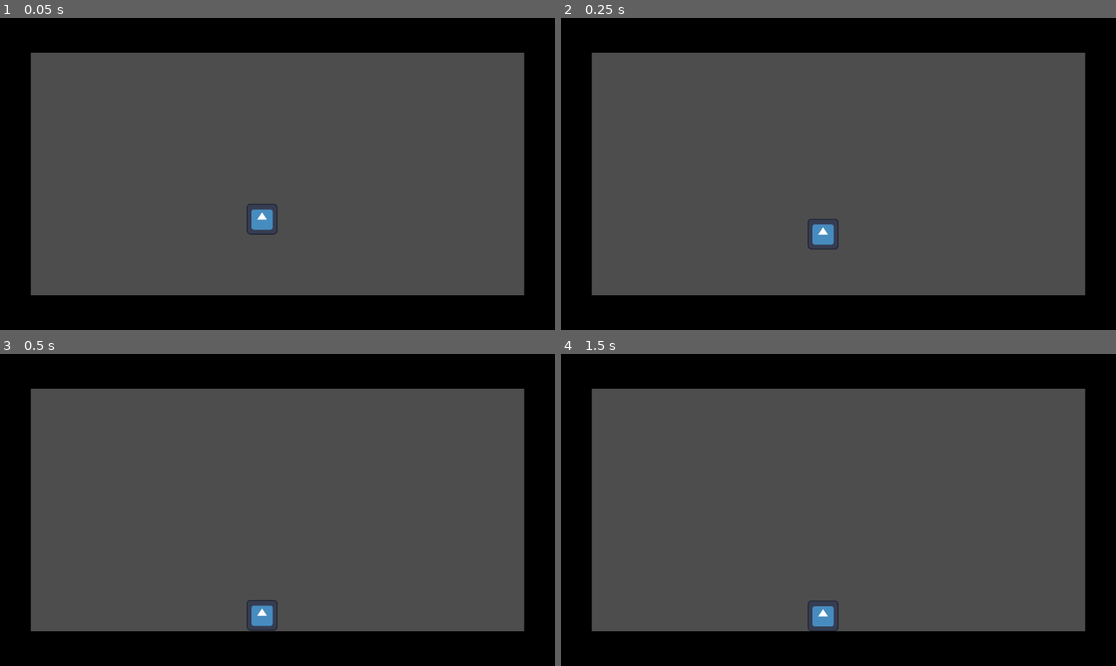
Above: before the commit, frames 1-4 (two rows, left to right).
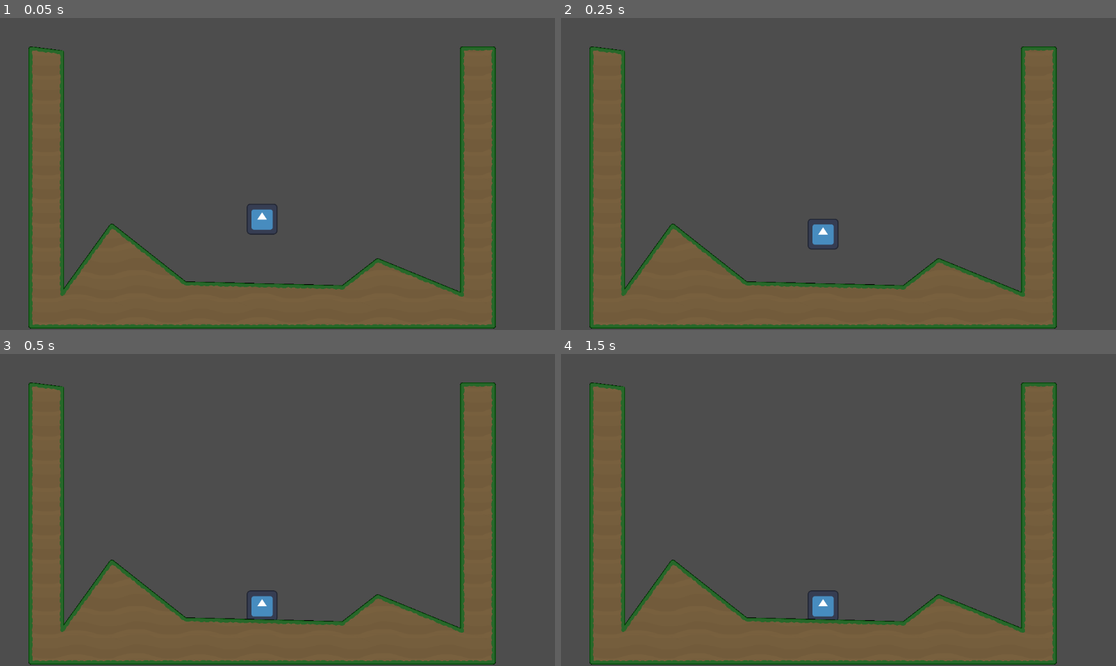
Above: after the commit, the same moments.

Repository: codernunk/godot4-flick-mechanic-demo
Game: Godot game, scene res://main.tscn
The game is run twice, just before and just after one commit, with the same random seed, the same clock (stepped at 60 frames per second) and the same inputs. The engine's default icon, where the game draws it, is replaced by a stand-in: a white triangle on a blue panel in a dark square.
Inputs (mouse positions are in pixels of both pictures, inside the frame that each line leads up to):
- Up to frame 1 (0.05 s): no input
- Up to frame 2 (0.25 s): no input
- Up to frame 3 (0.5 s): no input
- Up to frame 4 (1.5 s): move the mouse to (960, 494) at 0.52 s; click (960, 494) at 0.67 s; tap Enter at 1.25 s; drag from (727, 525) to (810, 572) at 1.27 s

The runs differ from the first frame. In frame 1, 46% of the frame differs, in the area x 0-100%, y 0-100%; in frame 2, 46%; in frame 3, 46%; in frame 4, 46%.

Commit message:
Adding code to create land you can edit the points of in the editor

Diff:
--- /dev/null
+++ b/land.gd
@@ -0,0 +1,22 @@
+@tool
+extends StaticBody2D
+
+
+# Called when the node enters the scene tree for the first time.
+func _ready() -> void:
+	# It's easier to create a CollisionPolygon2D hitbox on the fly that matches the Polygon2D's points.
+	# When the game starts, this code will run and add a CollisionPolygon2D child to the land.
+	if not Engine.is_editor_hint():
+		var coll := CollisionPolygon2D.new()
+		coll.polygon = $Polygon2D.polygon # Copies the polygon points
+		add_child(coll)
+
+
+# Called every frame. 'delta' is the elapsed time since the previous frame.
+func _process(delta: float) -> void:
+	# To allow the outline to update whenever we update the polygon in the editor, this code is here.
+	# It'll assign the polygon's points to the outline so it can mimic the shape of the polygon.
+	if Engine.is_editor_hint():
+		var points := PackedVector2Array($Polygon2D.polygon)
+		points.append($Polygon2D.polygon[0]) # We want to complete the outline so we add the first point to the end
+		$Line2D.points = points
--- /dev/null
+++ b/land.tscn
@@ -0,0 +1,21 @@
+[gd_scene load_steps=4 format=3 uid="uid://xxl3fccske2t"]
+
+[ext_resource type="Texture2D" uid="uid://cssv2jvjhe0yi" path="res://block_grass.png" id="1_6ae4b"]
+[ext_resource type="Script" path="res://land.gd" id="1_w57vx"]
+[ext_resource type="Texture2D" uid="uid://crdxvlpkn53uy" path="res://block_outline.png" id="3_7tu5v"]
+
+[node name="Land" type="StaticBody2D"]
+collision_layer = 2
+script = ExtResource("1_w57vx")
+
+[node name="Polygon2D" type="Polygon2D" parent="."]
+texture_repeat = 2
+texture = ExtResource("1_6ae4b")
+
+[node name="Line2D" type="Line2D" parent="."]
+texture_filter = 1
+texture_repeat = 2
+texture = ExtResource("3_7tu5v")
+texture_mode = 1
+joint_mode = 2
+begin_cap_mode = 2
--- a/main.tscn
+++ b/main.tscn
@@ -1,20 +1,20 @@
-[gd_scene load_steps=4 format=3 uid="uid://bf6kmrb3p6sr1"]
+[gd_scene load_steps=3 format=3 uid="uid://bf6kmrb3p6sr1"]
 
 [ext_resource type="PackedScene" uid="uid://u1k1sdt5l0gt" path="res://scenes/character/character.tscn" id="1_1n0o7"]
-[ext_resource type="PackedScene" uid="uid://bsxgfejsq04qo" path="res://scenes/land/floor.tscn" id="2_rv0sn"]
-[ext_resource type="PackedScene" uid="uid://d03ytibd2nv0" path="res://scenes/land/wall.tscn" id="3_yowag"]
+[ext_resource type="PackedScene" uid="uid://xxl3fccske2t" path="res://land.tscn" id="2_pdg12"]
 
 [node name="Level" type="Node2D"]
 
 [node name="Character" parent="." instance=ExtResource("1_1n0o7")]
 position = Vector2(544, 416)
 
-[node name="Floor" parent="." instance=ExtResource("2_rv0sn")]
-position = Vector2(0, 576)
+[node name="Land" parent="." instance=ExtResource("2_pdg12")]
 
-[node name="Ceiling" parent="." instance=ExtResource("2_rv0sn")]
+[node name="Polygon2D" parent="Land" index="0"]
+polygon = PackedVector2Array(128, 72, 128, 576, 232, 432, 384, 552, 712, 560, 784, 504, 960, 576, 960, 64, 1024, 64, 1024, 640, 64, 640, 64, 64)
 
-[node name="Wall" parent="." instance=ExtResource("3_yowag")]
+[node name="Line2D" parent="Land" index="1"]
+points = PackedVector2Array(128, 72, 128, 576, 232, 432, 384, 552, 712, 560, 784, 504, 960, 576, 960, 64, 1024, 64, 1024, 640, 64, 640, 64, 64, 128, 72)
+metadata/_edit_lock_ = true
 
-[node name="Floor4" parent="." instance=ExtResource("3_yowag")]
-position = Vector2(1088, 0)
+[editable path="Land"]
Binary file added: block_grass.png
Not shown, added: block_grass.png.import
Binary file added: block_outline.png
Not shown, added: block_outline.png.import
